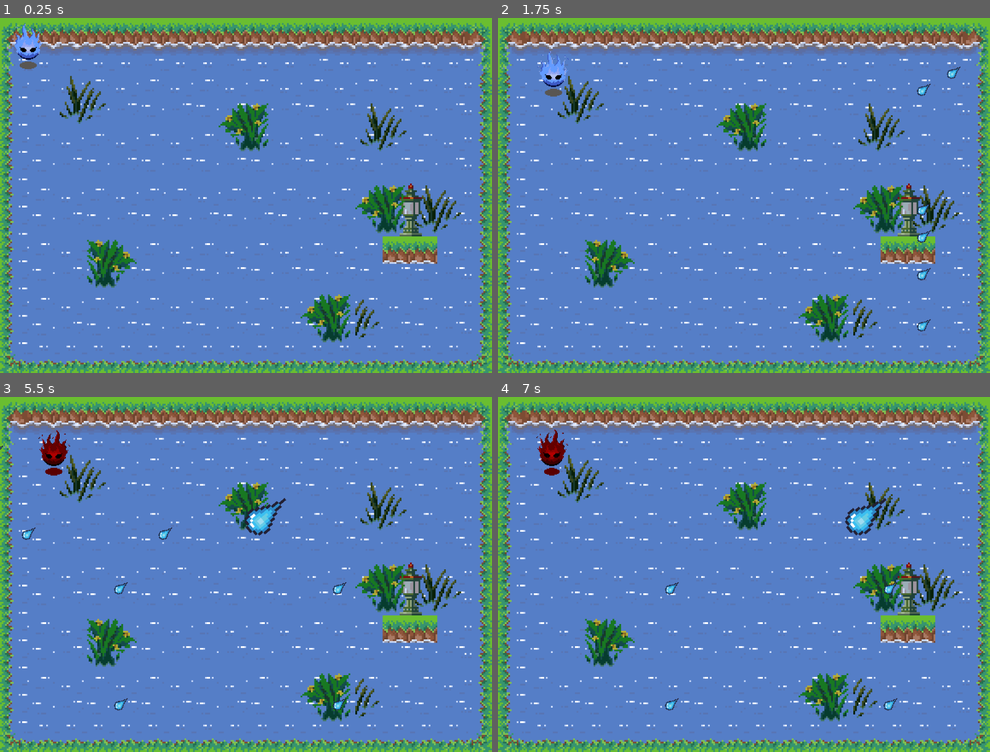
Above: before the commit, frames 1-4 (two rows, left to right).
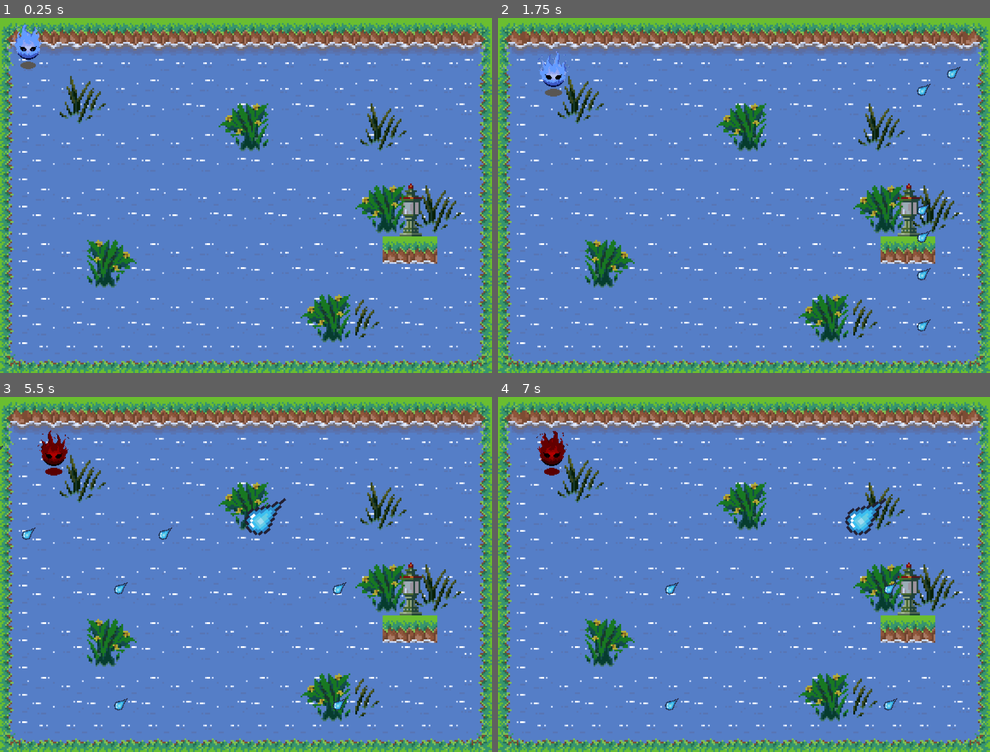
Above: after the commit, the same moments.

Repository: Edric723/Frogger_swamp
Game: Godot game, scene res://src/scenes/main.tscn
Two runs of this game, one before a commit and one after it. Both use one fixed random seed, a clock stepped at 60 frames per second and the inputs below.
Inputs:
- Up to frame 1 (0.25 s): no input
- Up to frame 2 (1.75 s): hold Right (right) 0.53-1.28 s; tap Enter at 1.25 s; hold Down (down) from 1.28 s (still down)
- Up to frame 3 (5.5 s): release Down (down) at 2.03 s; hold Right (right) 2.03-2.78 s; hold Up (up) 2.78-3.53 s; hold Left (left) 3.53-5.03 s; hold Down (down) from 5.03 s (still down)
- Up to frame 4 (7 s): release Down (down) at 5.78 s; hold Right (right) 5.78-6.53 s; hold Up (up) from 6.53 s (still down)

The runs differ from the first frame. In frame 1, 0.2% of the frame differs, in the area x 2-9%, y 1-15%; in frame 2, 0.1%; in frame 3, 0.1%; in frame 4, less than 0.1%.

Commit message:
- Fixes Sprites/Animations

Diff:
--- a/src/scenes/jugador.tscn
+++ b/src/scenes/jugador.tscn
@@ -68,7 +68,7 @@
 [node name="AnimatedSprite2D" type="AnimatedSprite2D" parent="."]
 sprite_frames = SubResource("SpriteFrames_fgn7w")
 animation = &"idle_forward"
-frame_progress = 0.869784
+frame_progress = 0.327617
 
 [node name="CollisionShape2D" type="CollisionShape2D" parent="."]
 position = Vector2(0, -0.5)
Binary file changed: _assets/sprite_forward.png
